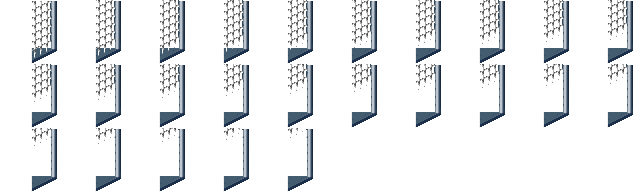
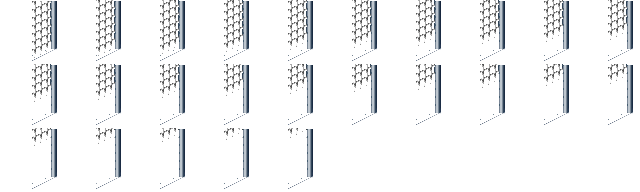
Two versions of the same layered image (w=640, h=192). Layer-by-layer changes:
hid "Copia de Copia de Copia de Copia de Copia de Copia de Copia de Copia de Copia d…" (1st of 16) over box(94, 48, 121, 64)
hid "Copia de Copia de Copia de Copia de Copia de Copia de Copia de Copia de Copia d…" (2nd of 16) over box(30, 112, 57, 128)
hid "Copia de Copia de Copia de Copia de Copia de Copia de Copia de Copia de Copia d…" (3rd of 16) over box(30, 176, 57, 192)
hid "Copia de Copia de Copia de Copia de Copia de Copia de Copia de Copia de Copia d…" (4th of 16) over box(94, 112, 121, 128)
hid "Copia de Copia de Copia de Copia de Copia de Copia de Copia de Copia de Copia d…" (5th of 16) over box(94, 176, 121, 192)
hid "Copia de Copia de Copia de Copia de Copia de Copia de Copia de Copia de Copia d…" (6th of 16) over box(158, 176, 185, 192)
hid "Copia de Copia de Copia de Copia de Copia de Copia de Copia de Copia de Copia d…" (7th of 16) over box(158, 112, 185, 128)
hid "Copia de Copia de Copia de Copia de Copia de Copia de Copia de Copia de Copia d…" (8th of 16) over box(158, 48, 185, 64)
hid "Copia de Copia de Copia de Copia de Copia de Copia de Copia de Copia de Copia d…" (9th of 16) over box(222, 48, 249, 64)
hid "Copia de Copia de Copia de Copia de Copia de Copia de Copia de Copia de Copia d…" (10th of 16) over box(222, 112, 249, 128)
hid "Copia de Copia de Copia de Copia de Copia de Copia de Copia de Copia de Copia d…" (11th of 16) over box(222, 176, 249, 192)
hid "Copia de Copia de Copia de Copia de Copia de Copia de Copia de Copia de Copia d…" (12th of 16) over box(286, 176, 313, 192)
hid "Copia de Copia de Copia de Copia de Copia de Copia de Copia de Copia de Copia d…" (13th of 16) over box(286, 112, 313, 128)
hid "Copia de Copia de Copia de Copia de Copia de Copia de Copia de Copia de Copia d…" (14th of 16) over box(286, 48, 313, 64)
…and 36 more changes (25 painted, 11 visibility)
